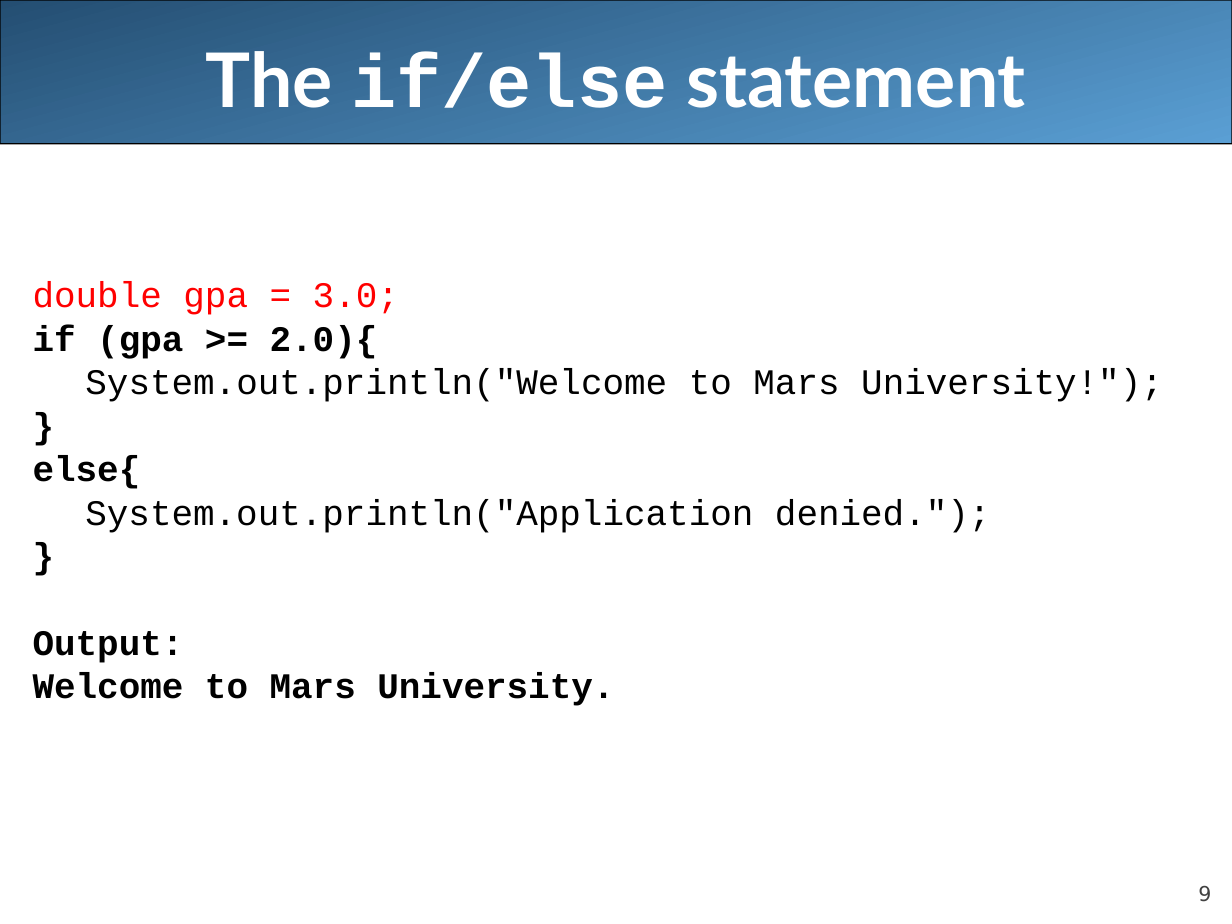
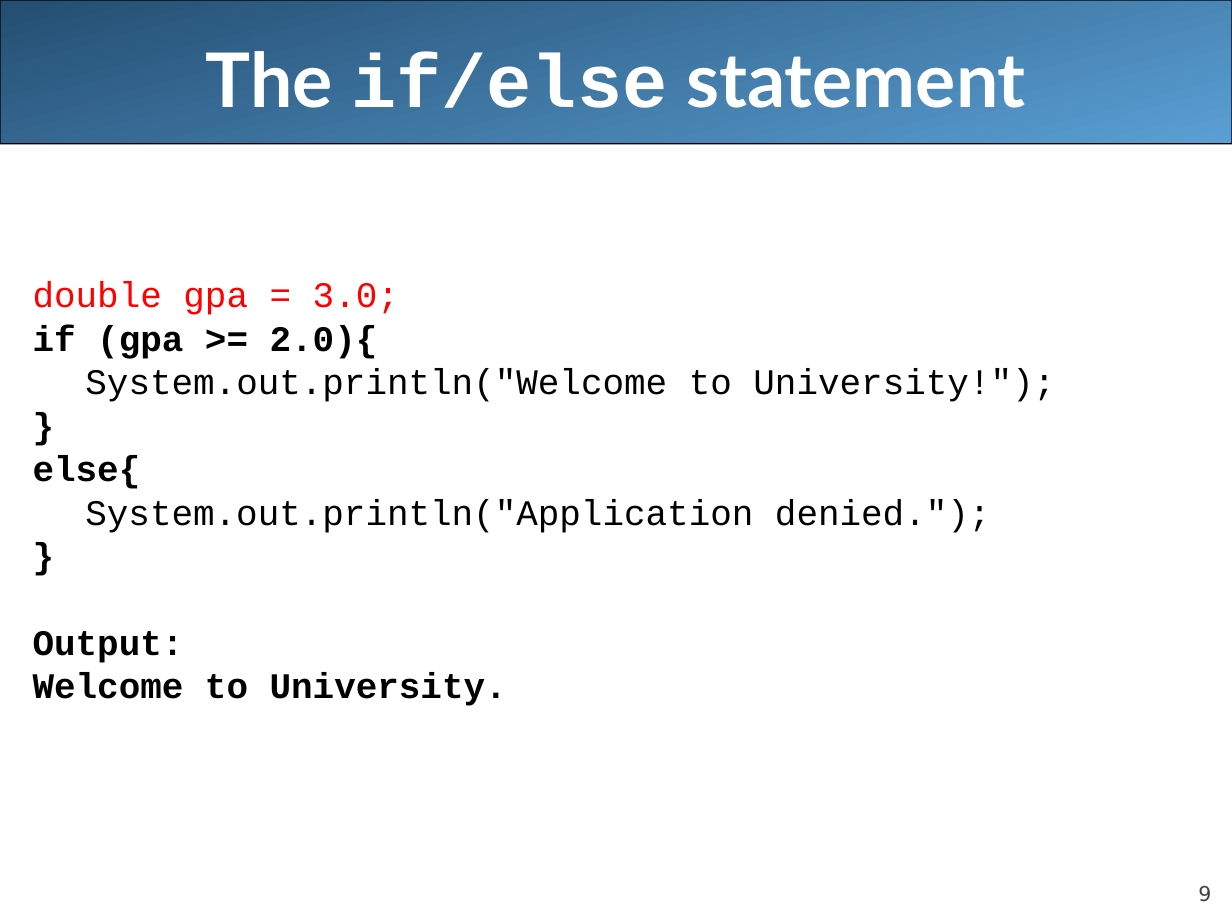
Before and after one commit to pinglee0/unit3, a slide deck: slide 9 of lecture8.ppt. Drawn at 1232x924 pixels with LibreOffice and Linux fonts; fonts in the diff are those of the drawing. Boxes give left, top, right and bottom in pixels: in the first picture for what was removed or moved away, otherwise in the second. Text is boxed around its words. In the diff, an @@ line names an element or a change of style, - is before the commit and + after.

```diff
--- a/lecture8.ppt
+++ b/lecture8.ppt
@@ text at (85, 369, 1055, 402): text changed @@
-System.out.println("Welcome to Mars University!");
+System.out.println("Welcome to University!");
@@ text at (33, 673, 507, 706): text changed @@
-Welcome to Mars University.
+Welcome to University.
```
Also in this commit, not shown: 8 other slides changed, 4 slides removed, 10 other files.
